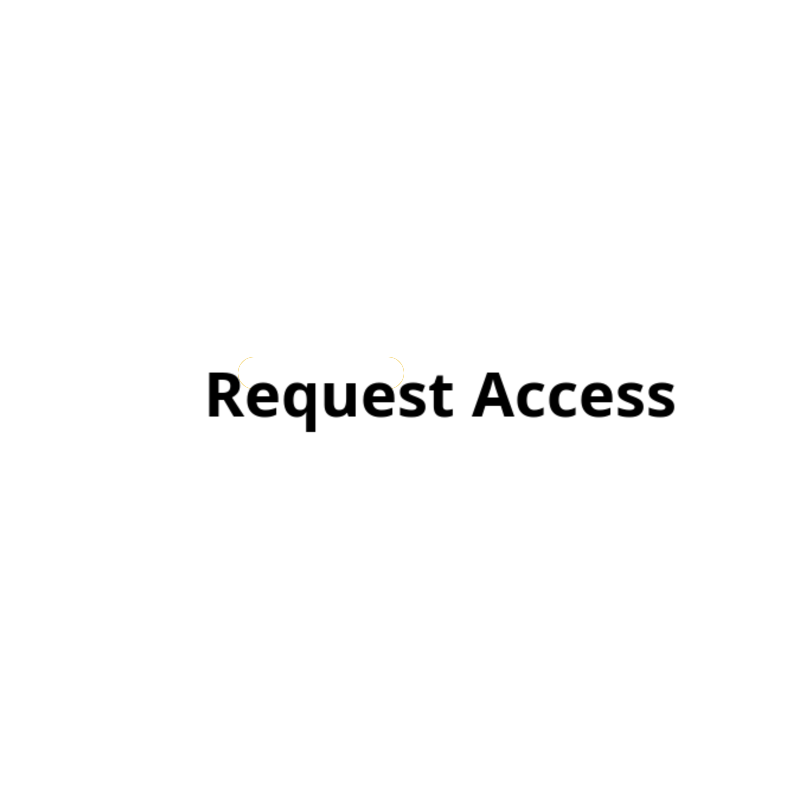
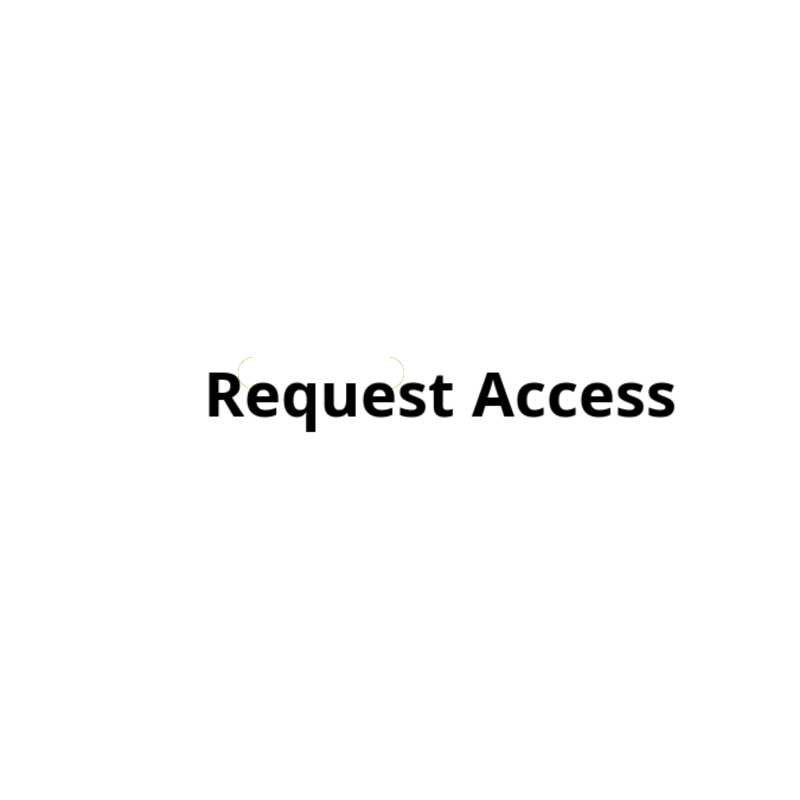
Layered file, before and after one edit (800x800). Changes by layer:
showed "Layer #3" over (238, 357, 404, 389)